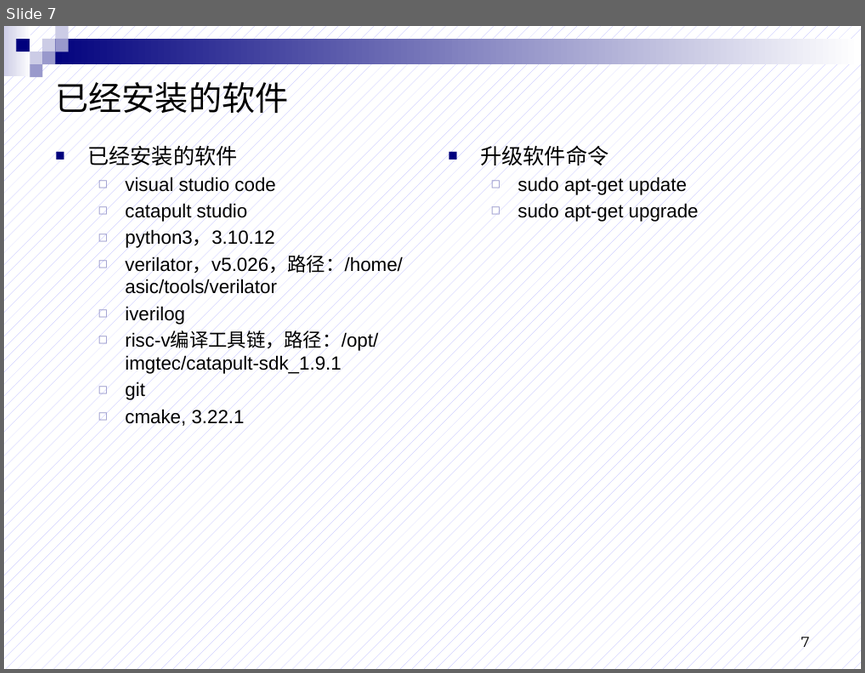
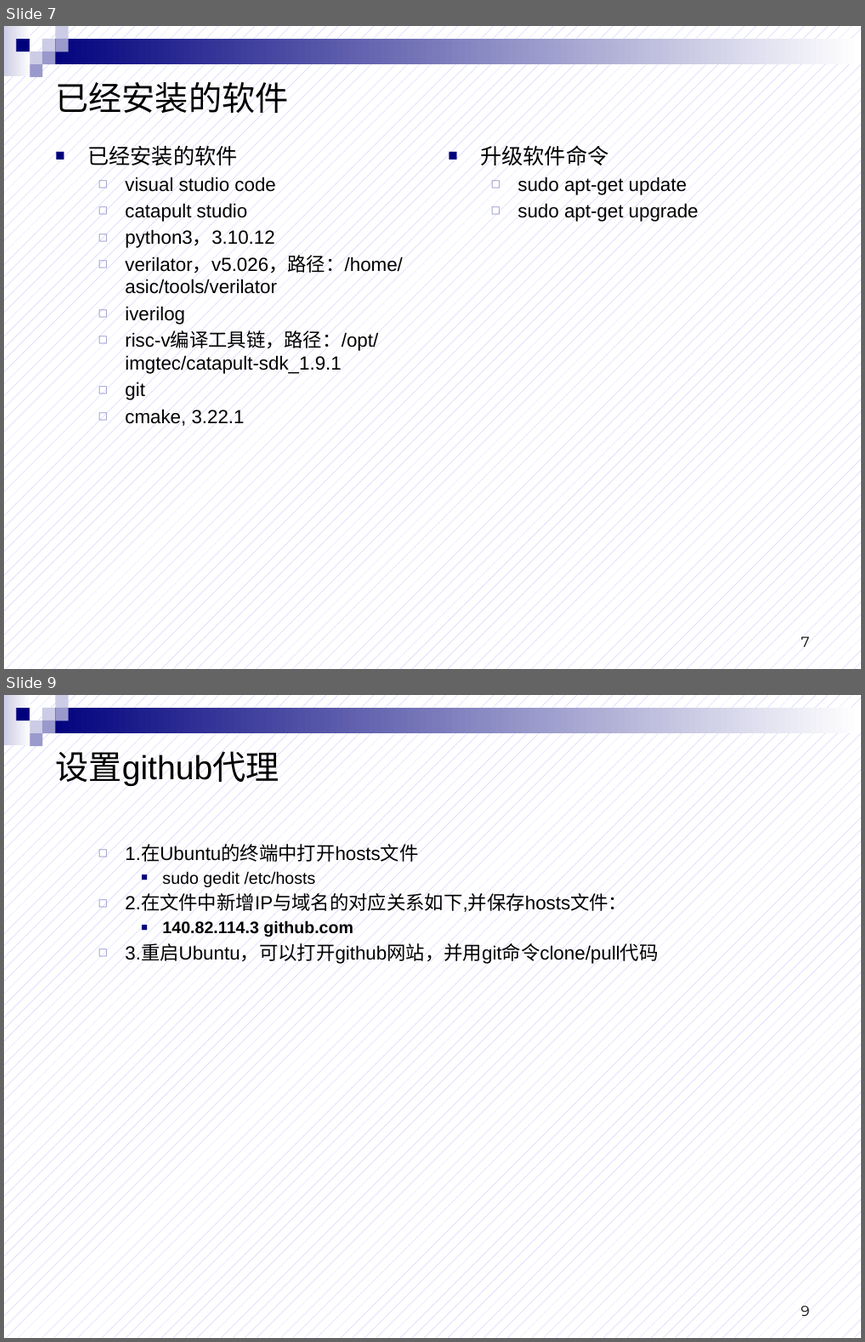
Before and after one commit to beforewind/asic_labs, a slide deck: tutorials/lab0_虚拟机.pptx. Shown one above the other, each under a label of ours: slide 7 before the commit, slides 7 and 9 after it; the slides between them are not shown. The pictures are 865x673 and 865x1342 pixels, drawn with LibreOffice and Linux fonts; fonts in the diff are those of the drawing. Boxes give left, top, right and bottom in pixels: in the first picture for what was removed or moved away, otherwise in the second. Text is boxed around its words. In the diff, an @@ line names an element or a change of style, - is before the commit and + after.

```diff
--- a/tutorials/lab0_虚拟机.pptx
+++ b/tutorials/lab0_虚拟机.pptx
@@ slide 9 added at (x1=4, y1=695, x2=861, y2=1338), background pattern #B2B2FF on #FFFFFF; not listed: 9 template elements that a slide beside it also shows @@
@@ title added at (x1=55, y1=751, x2=279, y2=786), 28 pt, text #000000 @@
+设置github代理
@@ text added at (x1=125, y1=845, x2=658, y2=964), 16 pt, text #000000 @@
+  ◻ 1.在Ubuntu的终端中打开hosts文件
+    ■ sudo gedit /etc/hosts
+  ◻ 2.在文件中新增IP与域名的对应关系如下,并保存hosts文件：
+    ■ 140.82.114.3 github.com
+  ◻ 3.重启Ubuntu，可以打开github网站，并用git命令clone/pull代码
@@ page number added at (x1=800, y1=1305, x2=809, y2=1315), 12 pt, text #000000 @@
+9
```
Also in this commit, not shown: 4 other slides added, 12 other files.
